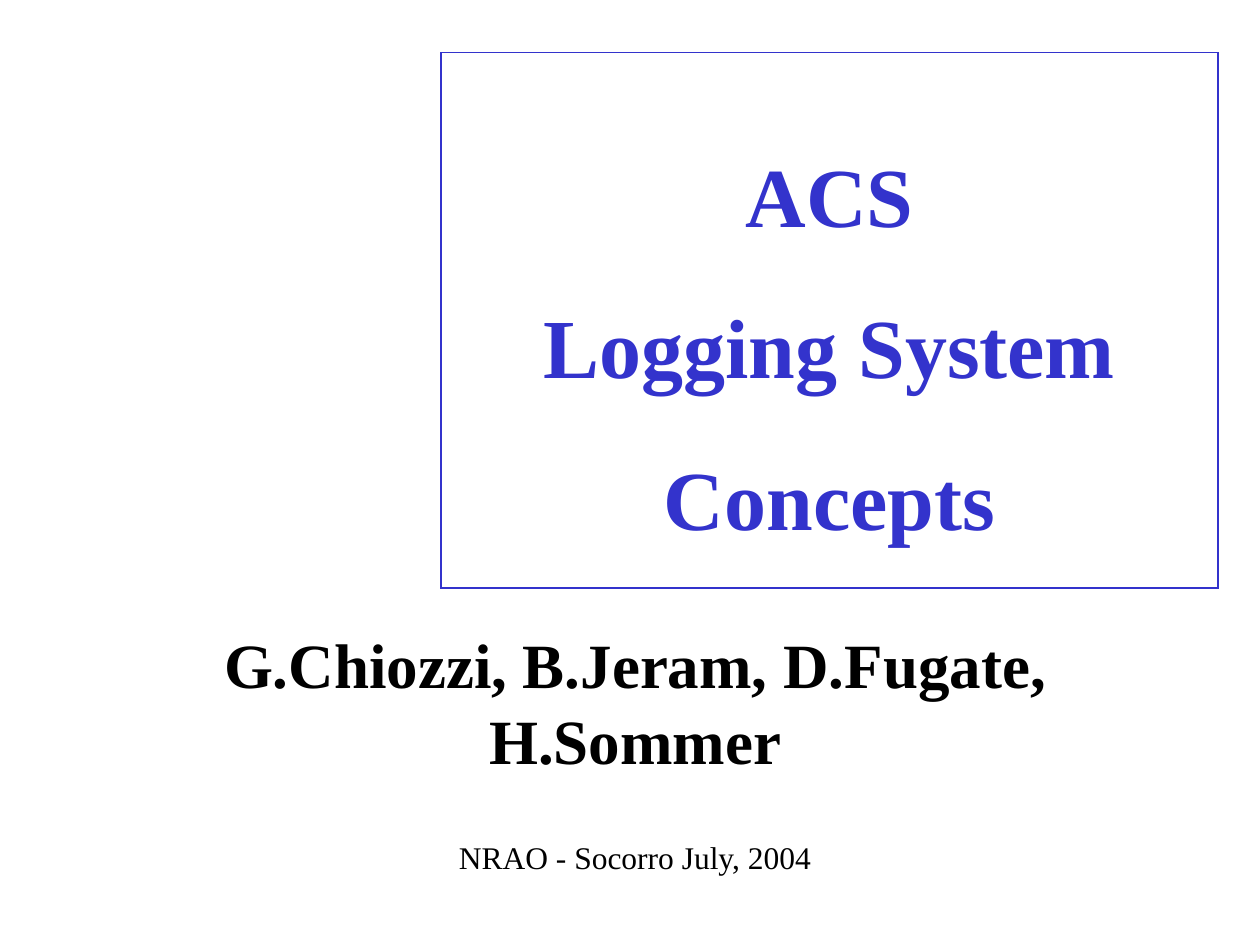
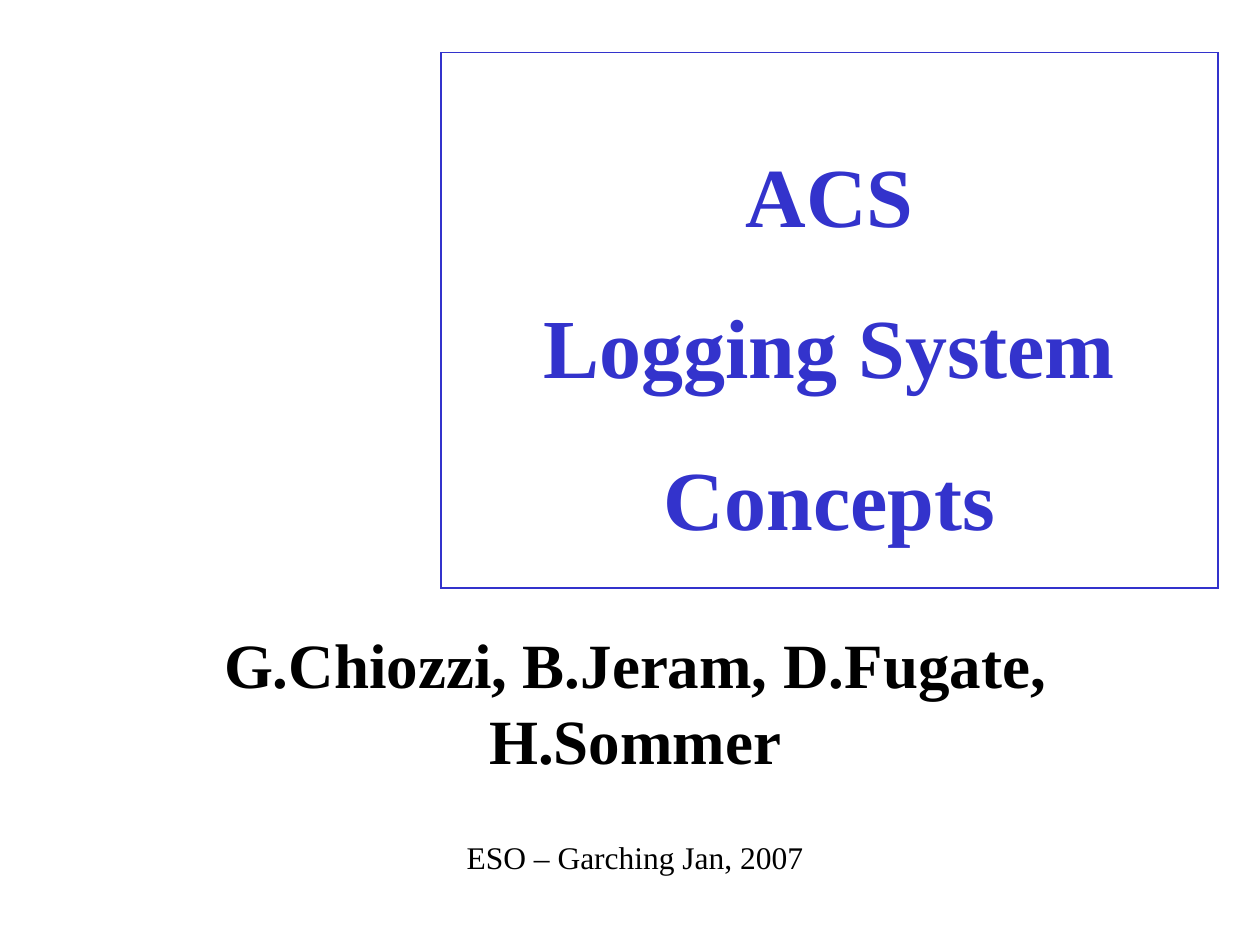
Before and after one commit to ACS-Community/ACS, a slide deck: slide 1 of Documents/ACS-Course/ACSCourse-ACSLoggingSystem.ppt. Drawn at 1260x945 pixels with LibreOffice and Linux fonts; fonts in the diff are those of the drawing; background and template pictures are left out. Boxes give left, top, right and bottom in pixels: in the first picture for what was removed or moved away, otherwise in the second. Text is boxed around its words. In the diff, an @@ line names an element or a change of style, - is before the commit and + after.

```diff
--- a/Documents/ACS-Course/ACSCourse-ACSLoggingSystem.ppt
+++ b/Documents/ACS-Course/ACSCourse-ACSLoggingSystem.ppt
@@ text at (467, 847, 803, 876): text changed @@
-NRAO - Socorro July, 2004
+ESO – Garching Jan, 2007
```
Also in this commit, not shown: 8 other slides changed, 2 slides added, 1 slide removed.
